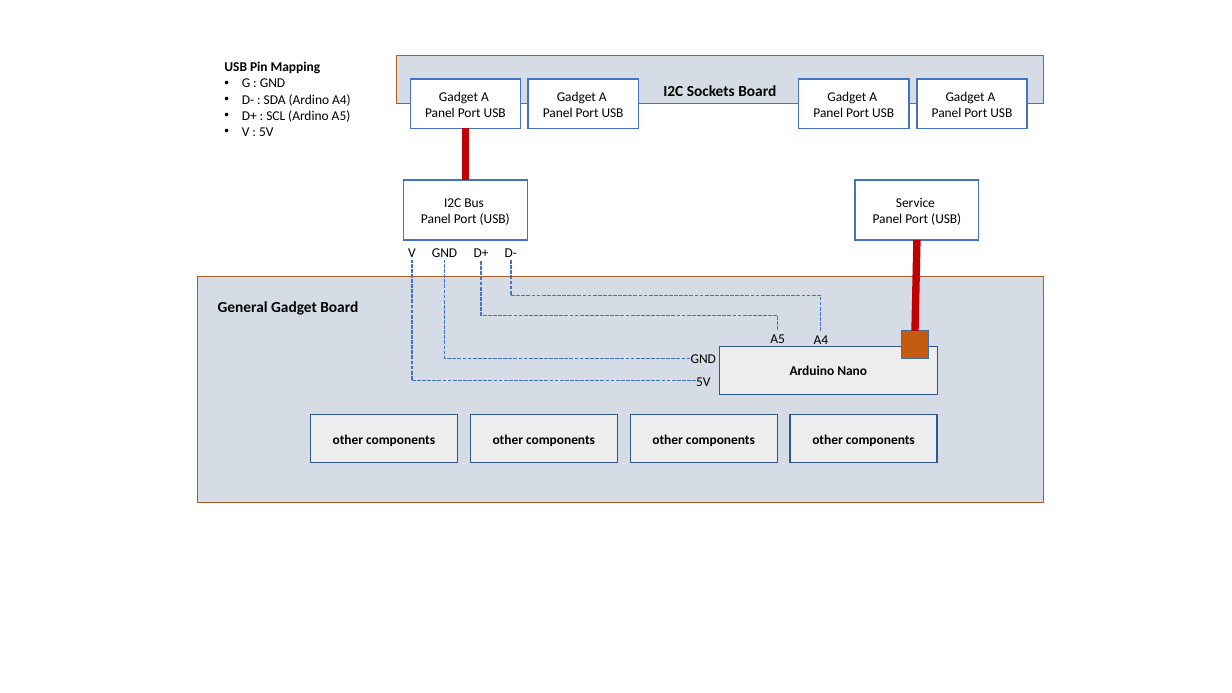
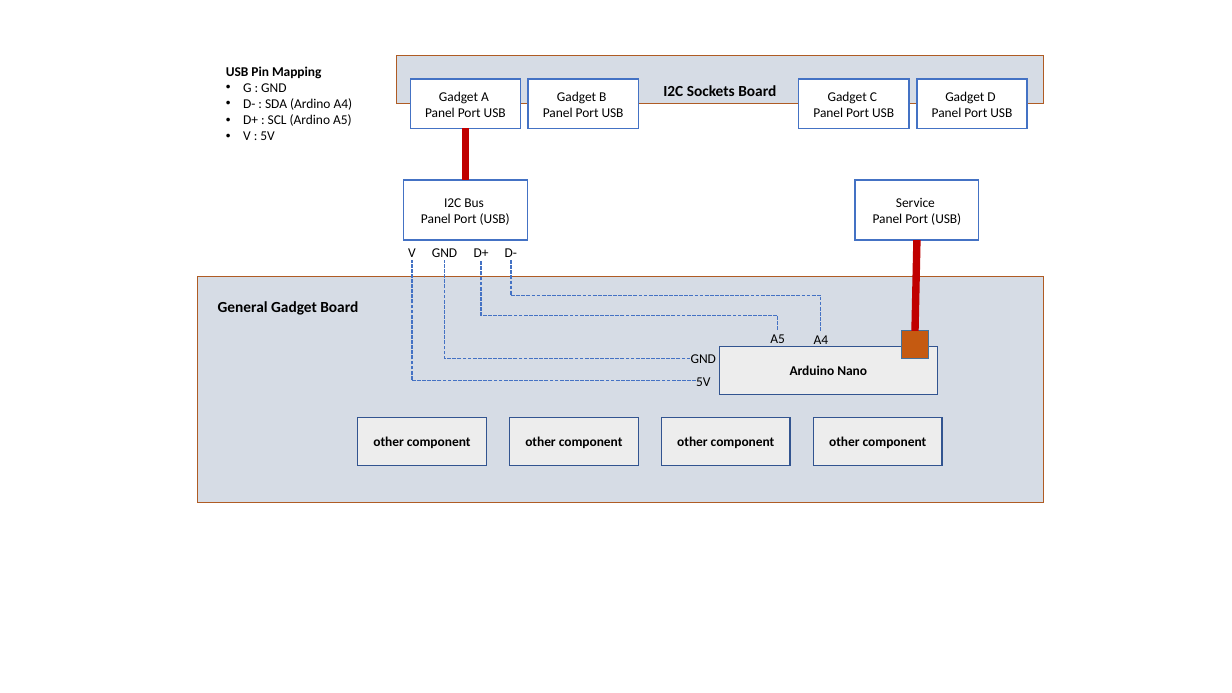
Before and after one commit to jeskes/activityboard, a slide deck: slide 5 of Activityboard.pptx. Drawn at 1232x693 pixels with LibreOffice and Linux fonts; fonts in the diff are those of the drawing. Boxes give left, top, right and bottom in pixels: in the first picture for what was removed or moved away, otherwise in the second. Text is boxed around its words. In the diff, an @@ line names an element or a change of style, - is before the commit and + after.

```diff
--- a/Activityboard.pptx
+++ b/Activityboard.pptx
@@ text "USB Pin Mapping": place and size @@
-text "USB Pin Mapping" at [224,61,351,136]
+text "USB Pin Mapping" at [226,66,353,140]
@@ text in rectangle at [543,91,624,117]: text changed @@
-Gadget A
-Panel Port USB
+Gadget B
+Panel Port USB
@@ text in rectangle at [813,91,894,117]: text changed @@
-Gadget A
-Panel Port USB
+Gadget C
+Panel Port USB
@@ text in rectangle at [932,91,1012,117]: text changed @@
-Gadget A
-Panel Port USB
+Gadget D
+Panel Port USB
@@ rectangle "other component": place and size @@
-rectangle "other component" at [311,415,457,463]
+rectangle "other component" at [358,417,486,465]
@@ rectangle "other component": place and size @@
-rectangle "other component" at [470,415,617,463]
+rectangle "other component" at [509,417,638,465]
@@ rectangle "other component": place and size @@
-rectangle "other component" at [630,415,777,463]
+rectangle "other component" at [662,417,790,465]
@@ rectangle "other component": place and size @@
-rectangle "other component" at [790,415,937,463]
+rectangle "other component" at [813,417,942,465]
@@ text in rectangle at [373,436,471,448]: text changed @@
-other components
+other component
@@ text in rectangle at [525,436,623,448]: text changed @@
-other components
+other component
@@ text in rectangle at [677,436,775,448]: text changed @@
-other components
+other component
@@ text in rectangle at [829,436,927,448]: text changed @@
-other components
+other component
```
Also in this commit, not shown: 2 other slides changed, 11 slides added, 46 other files.
